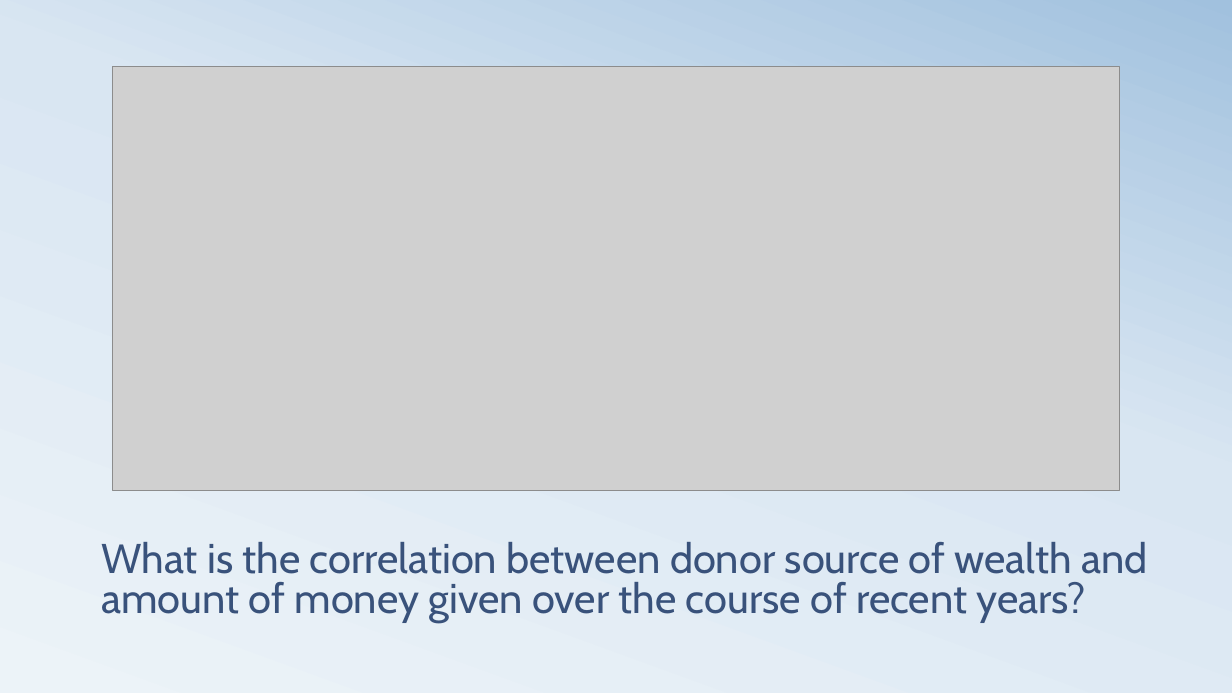
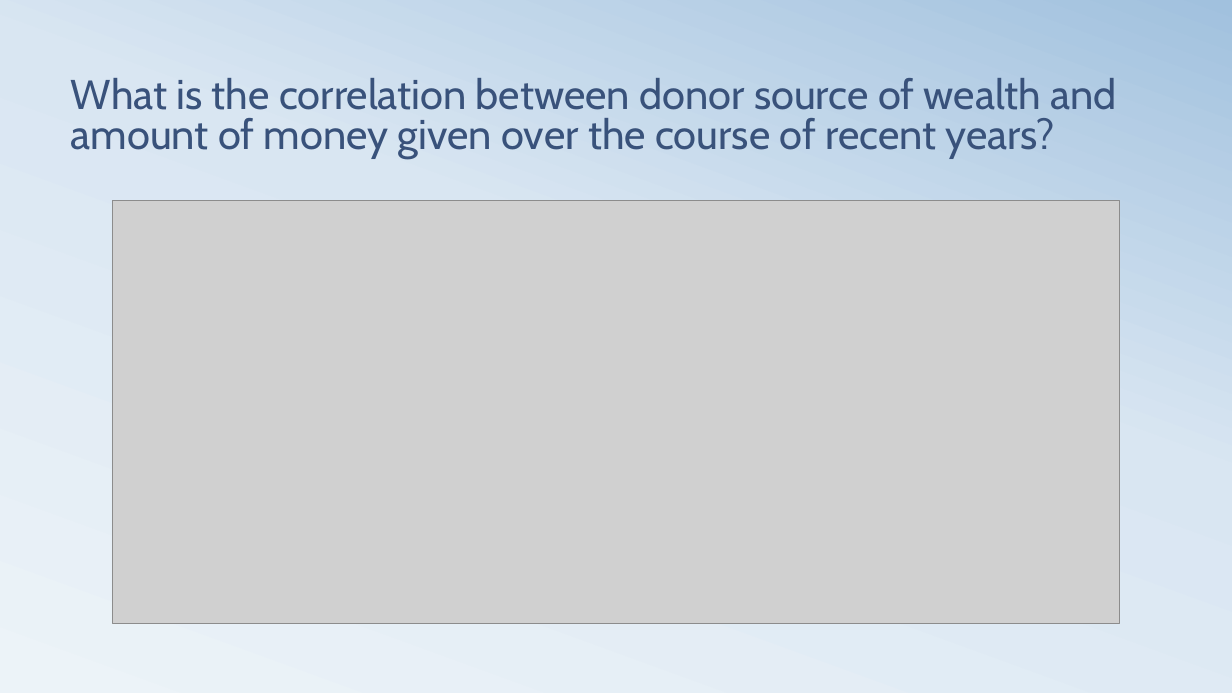
Before and after one commit to kjwunderlich/project-one---sphinx, a slide deck: slide 9 of Team_Sphinx_Presentation_20181011.pptx. Drawn at 1232x693 pixels with LibreOffice and Linux fonts; fonts in the diff are those of the drawing; grey boxes stand for pictures. Boxes give left, top, right and bottom in pixels: in the first picture for what was removed or moved away, otherwise in the second. Text is boxed around its words. In the diff, an @@ line names an element or a change of style, - is before the commit and + after.

```diff
--- a/Team_Sphinx_Presentation_20181011.pptx
+++ b/Team_Sphinx_Presentation_20181011.pptx
@@ title "What is the correlation between ...": place and size @@
-title "What is the correlation between ..." at [102,542,1147,624]
+title "What is the correlation between ..." at [71,78,1117,159]
@@ picture: place and size @@
-picture at [113,67,1119,490]
+picture at [113,201,1119,624]
```
Also in this commit, not shown: 10 other slides changed, 2 other files.
